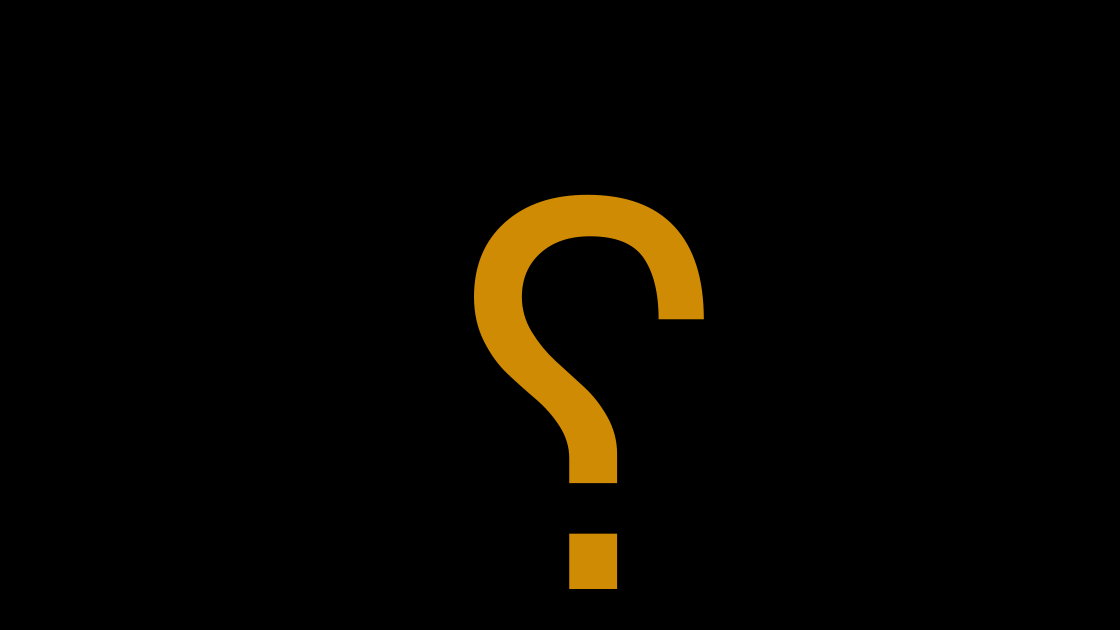
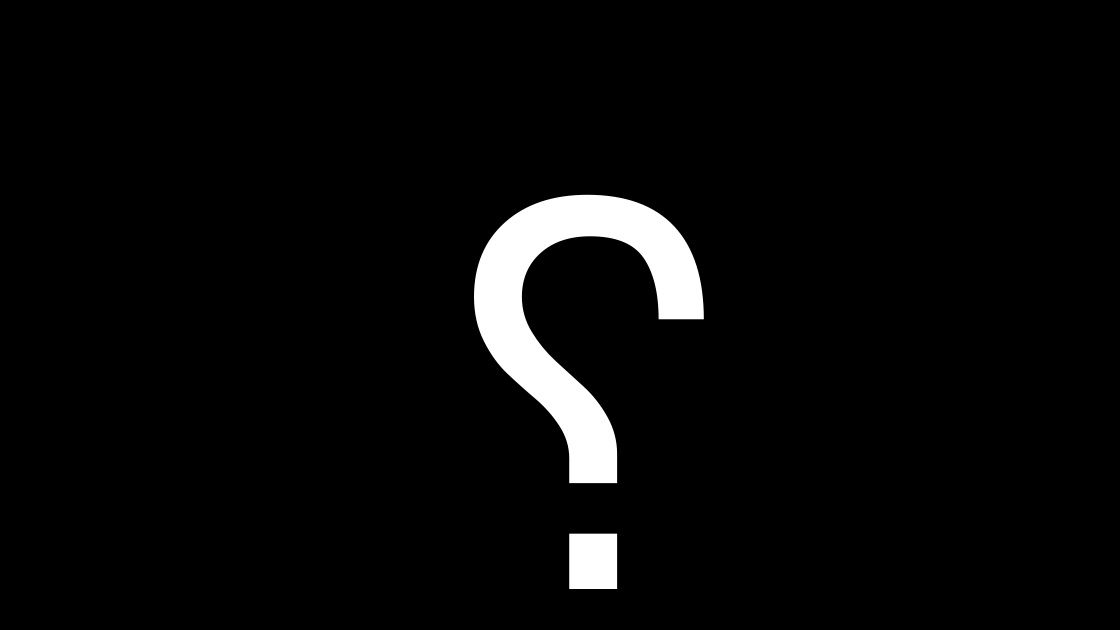
Before and after one commit to mehdimousavi1995/Researche-Methode, a slide deck: slide 30 of PRESENTATION/https.pptx (slide 31 before the commit). Drawn at 1120x630 pixels with LibreOffice and Linux fonts; fonts in the diff are those of the drawing; background and template pictures are left out. Boxes give left, top, right and bottom in pixels: in the first picture for what was removed or moved away, otherwise in the second. Text is boxed around its words. In the diff, an @@ line names an element or a change of style, - is before the commit and + after.

```diff
--- a/PRESENTATION/https.pptx
+++ b/PRESENTATION/https.pptx
@@ text "؟" at (x1=138, y1=126, x2=1057, y2=597): text colour #CF8B03 to #FFFFFF @@
```
Also in this commit, not shown: 1 other slide changed, 1 slide added, 1 slide removed, 22 other files.
